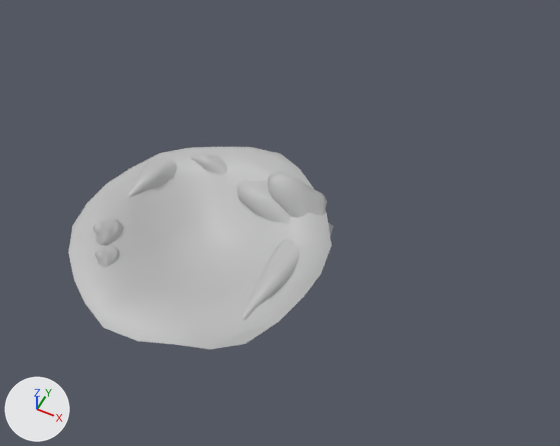
One commit to the FBX model Assets/Art/Assets/Crystal/Medium/modelBK_crystal_stonePuddleShape.fbx: the scene before it, then after it.
One viewpoint serves both versions: a camera (50 mm lens) standing at (2.2, -1.95, 4.02) and looking at (0.52, 1.41, -0.17). Lighting does not change. The marker at lower left points along +X, +Y and +Z. Where no turn or scale is listed for an object, it has been applied to the vertices. Vertices at the same position are counted once.

In view in the first picture: 'StonePuddleShape_GEO'.
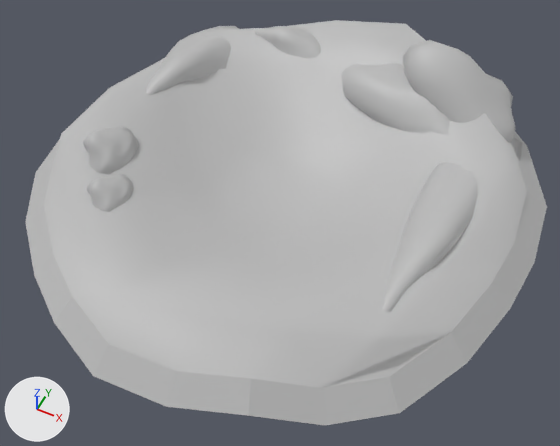
Boxes [x1, y1, x2, y2] around the edits, measured in the pictures (560 x 446 px; the box of a moved part takes in the faces that stretch with it):
'StonePuddleShape_GEO', reshaped (96% wider, 100% taller)
    before: [68, 147, 334, 349]
    after: [25, 20, 547, 425]
part 1 of me_mesh, moved or reshaped
    before: [268, 171, 327, 218]
    after: [403, 40, 515, 143]
part 2 of me_mesh, moved or reshaped
    before: [237, 180, 290, 224]
    after: [342, 63, 450, 135]
part 3 of me_mesh, moved or reshaped
    before: [93, 219, 123, 246]
    after: [83, 127, 138, 174]
part 4 of me_mesh, moved or reshaped
    before: [242, 222, 334, 320]
    after: [382, 137, 523, 312]
part 5 of me_mesh, moved or reshaped
    before: [95, 246, 119, 267]
    after: [87, 174, 133, 212]
part 6 of me_mesh, moved or reshaped
    before: [191, 155, 227, 175]
    after: [255, 26, 321, 58]
part 7 of me_mesh, moved or reshaped
    before: [127, 156, 177, 197]
    after: [146, 26, 239, 95]
part 8 of me_mesh, added
    after: [25, 20, 547, 425]
part 9 of me_mesh, deleted
    before: [68, 147, 332, 349]

What changed in the scene script:
```text
Change me_mesh:
    used by ob_stonepuddleshape_geo; location = (0.0, 0.0, 0.0)
    remove me_mesh.from_pydata(...)  # 1405 vertices, 1378 faces; spans x -0.7..1.04, y 0.0..1.75, z -0.16..0.34
    add me_mesh.from_pydata(...)  # 1429 vertices, 1402 faces; spans x -1.57..2.26, y -0.17..3.66, z -0.34..0.68
    me_mesh part 1: the loose piece of 192 vertices spanning x 0.43..0.91, y 1.21..1.49, z 0.02..0.34 is scaled about the mesh origin by 2
    me_mesh part 2: the loose piece of 192 vertices spanning x 0.12..0.76, y 1.15..1.61, z -0.04..0.22 is scaled about the mesh origin by 2
    me_mesh part 3: the loose piece of 192 vertices spanning x -0.49..-0.3, y 0.49..0.73, z 0.0..0.17 is scaled about the mesh origin by 2
    me_mesh part 4: the loose piece of 192 vertices spanning x 0.69..0.98, y 0.36..1.43, z -0.04..0.15 is scaled about the mesh origin by 2
    me_mesh part 5: the loose piece of 192 vertices spanning x -0.35..-0.19, y 0.34..0.53, z 0.01..0.14 is scaled about the mesh origin by 2
    me_mesh part 6: the loose piece of 192 vertices spanning x -0.26..0.16, y 1.37..1.6, z 0.0..0.17 is scaled about the mesh origin by 2
    me_mesh part 7: the loose piece of 192 vertices spanning x -0.54..-0.25, y 0.93..1.56, z -0.06..0.14 is scaled about the mesh origin by 2
    me_mesh part 8: a new loose piece of 85 vertices spanning x -1.57..2.26, y -0.17..3.66, z -0.34..0.42, in mat_lambert1 (grey #bcbcbc)
    me_mesh part 9: the loose piece of 61 vertices spanning x -0.7..1.04, y 0.0..1.75, z -0.16..0.21 is deleted
```
